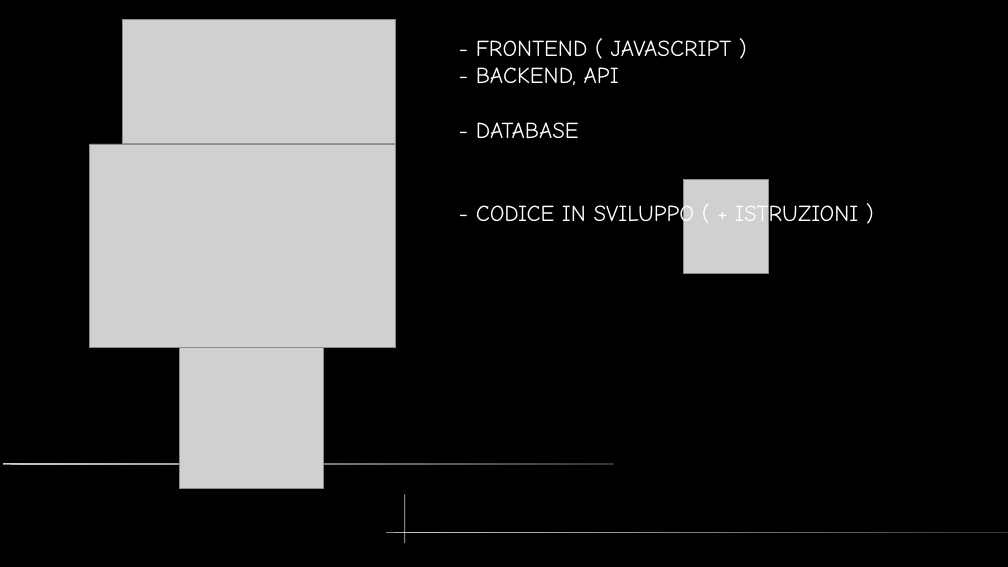
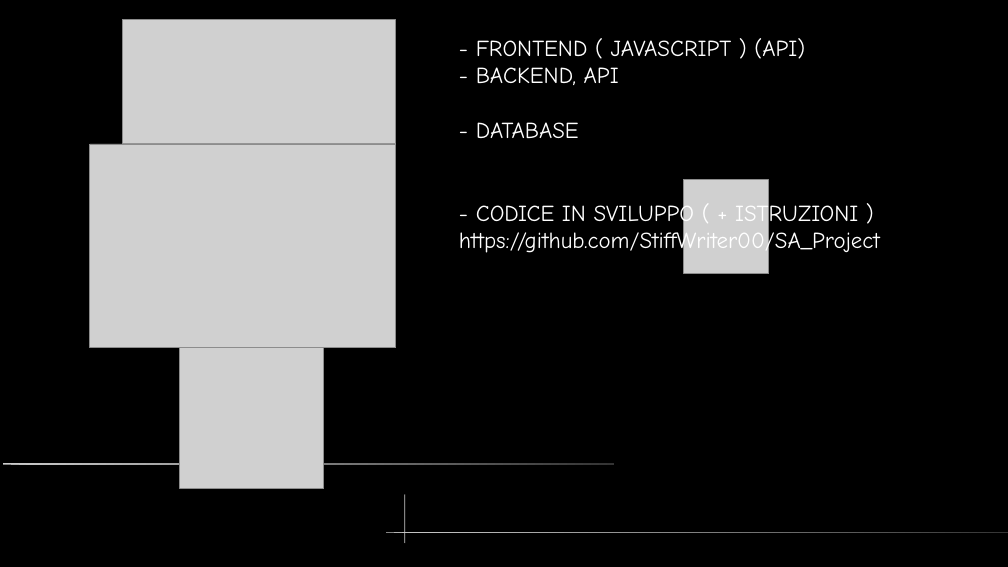
Before and after one commit to StiffWriter00/SA_Project, a slide deck: slide 4 of Presentazione.odp. Drawn at 1008x567 pixels with LibreOffice and Linux fonts; fonts in the diff are those of the drawing; grey boxes stand for pictures. Boxes give left, top, right and bottom in pixels: in the first picture for what was removed or moved away, otherwise in the second. Text is boxed around its words. In the diff, an @@ line names an element or a change of style, - is before the commit and + after.

```diff
--- a/Presentazione.odp
+++ b/Presentazione.odp
@@ text at (476,38,805,59): text changed @@
-- FRONTEND ( JAVASCRIPT )
+- FRONTEND ( JAVASCRIPT ) (API)
@@ text at (459,229,880,256): paragraph added @@
+https://github.com/StiffWriter00/SA_Project
```
Also in this commit, not shown: 2 other slides changed, 4 slides added, 5 other files.
